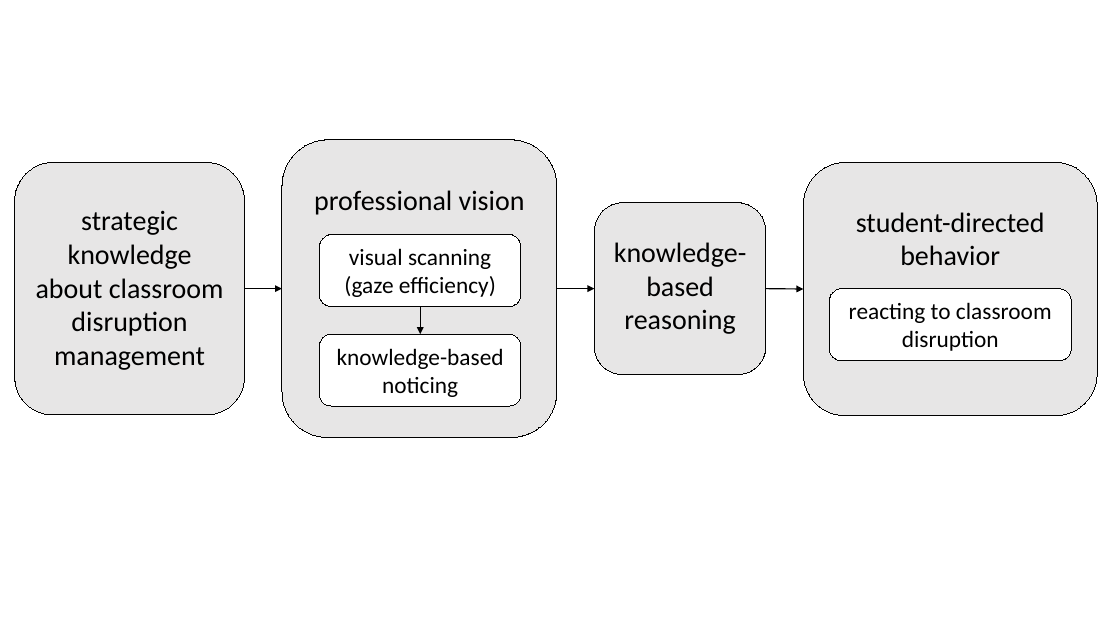
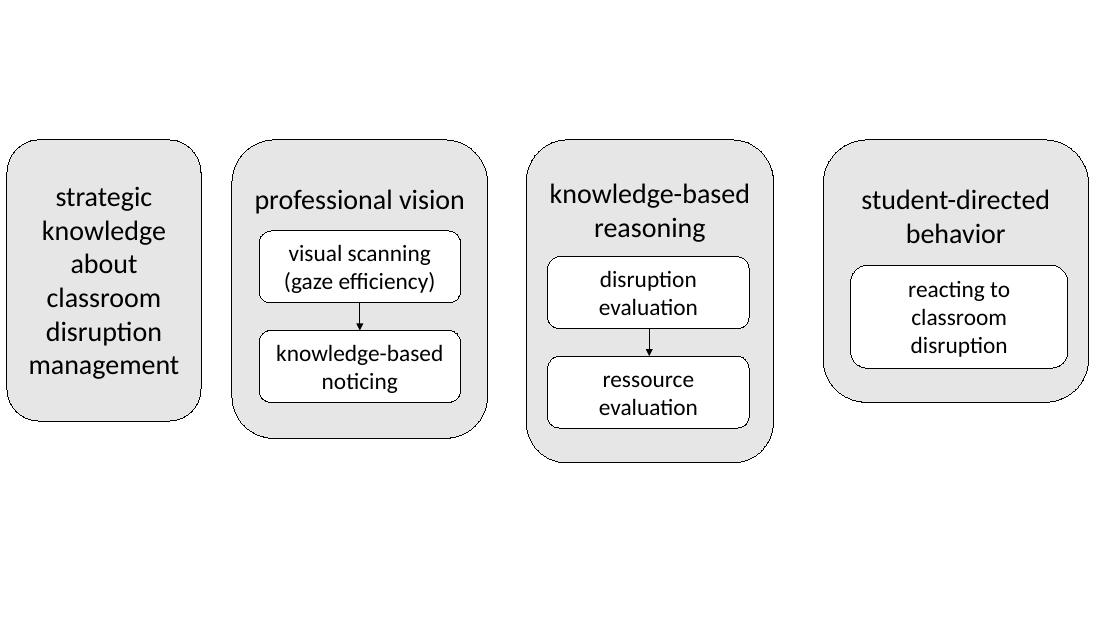
Before and after one commit to MandyKlatt/Mandy-PhD, a slide deck: slide 1 of 02_paper/02_study/02_expertise_paper/pictures/Professional_Competence_Model.pptx. Drawn at 1120x630 pixels with LibreOffice and Linux fonts; fonts in the diff are those of the drawing. Boxes give left, top, right and bottom in pixels: in the first picture for what was removed or moved away, otherwise in the second. Text is boxed around its words. In the diff, an @@ line names an element or a change of style, - is before the commit and + after.

```diff
--- a/02_paper/02_study/02_expertise_paper/pictures/Professional_Competence_Model.pptx
+++ b/02_paper/02_study/02_expertise_paper/pictures/Professional_Competence_Model.pptx
@@ rounded rectangle "strategic knowledge about classroom disruption ...": place and size @@
-rounded rectangle "strategic knowledge about classroom disruption ..." at box(14, 162, 245, 415)
+rounded rectangle "strategic knowledge about classroom disruption ..." at box(7, 139, 201, 421)
@@ rounded rectangle "professional vision": place and size @@
-rounded rectangle "professional vision" at box(282, 139, 557, 437)
+rounded rectangle "professional vision" at box(232, 139, 488, 438)
@@ rounded rectangle "knowledge-based reasoning": place and size @@
-rounded rectangle "knowledge-based reasoning" at box(595, 202, 766, 375)
+rounded rectangle "knowledge-based reasoning" at box(527, 139, 774, 463)
@@ rounded rectangle "student-directed behavior": place and size @@
-rounded rectangle "student-directed behavior" at box(803, 162, 1097, 416)
+rounded rectangle "student-directed behavior" at box(823, 139, 1089, 402)
@@ rounded rectangle added at box(548, 257, 749, 329), fill #FFFFFF, outline #000000 0.75 pt, 20 pt, text #000000 @@
+disruption evaluation
@@ rounded rectangle "reacting to classroom disruption": place and size @@
-rounded rectangle "reacting to classroom disruption" at box(829, 289, 1071, 361)
+rounded rectangle "reacting to classroom disruption" at box(851, 266, 1069, 369)
@@ arrow removed from (245, 289) to (282, 289) @@
@@ arrow removed from (557, 289) to (595, 289) @@
@@ arrow removed from (766, 289) to (803, 289) @@
@@ 2 rounded rectangles, 1 arrow: place and size @@
-2 rounded rectangles, 1 arrow at box(319, 234, 521, 407)
+2 rounded rectangles, 1 arrow at box(259, 231, 460, 402)
@@ arrow added from (649, 329) to (649, 356), #000000 1 pt @@
@@ rounded rectangle added at box(548, 356, 749, 429), fill #FFFFFF, outline #000000 0.75 pt, 20 pt, text #000000 @@
+ressource evaluation
```
Also in this commit, not shown: 2 other files.
